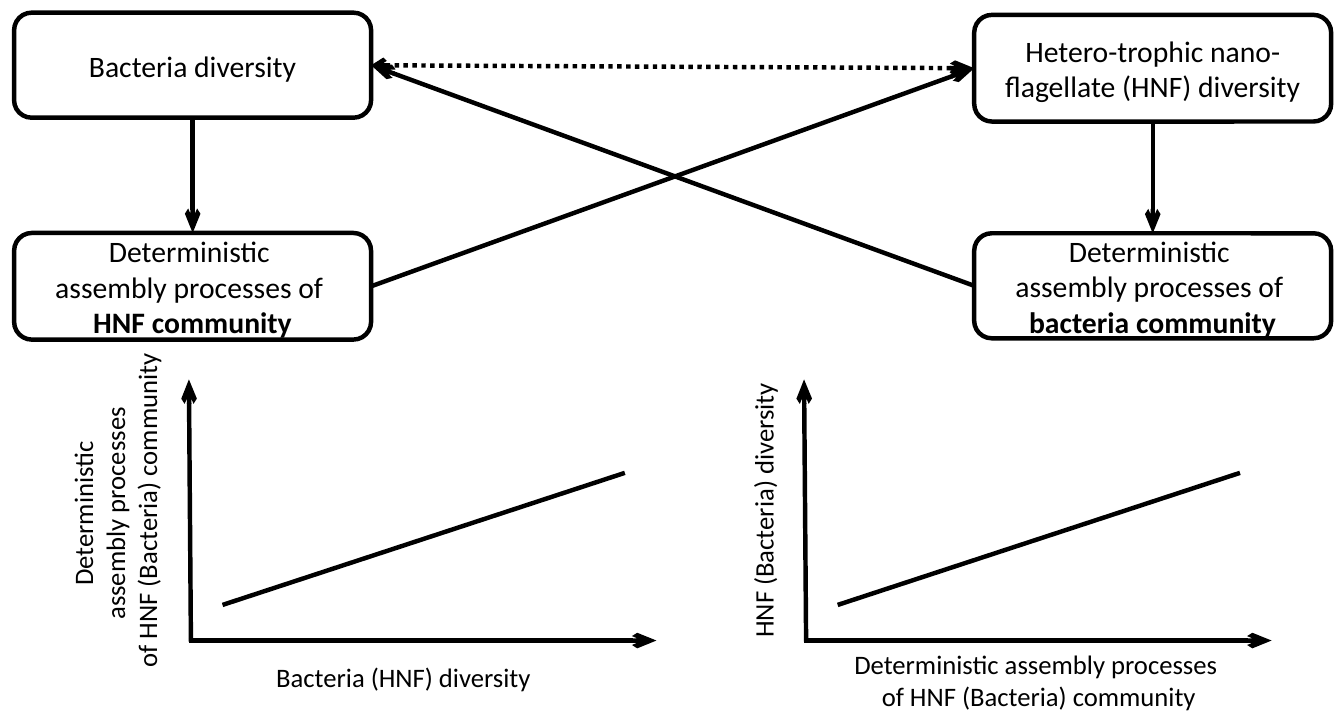
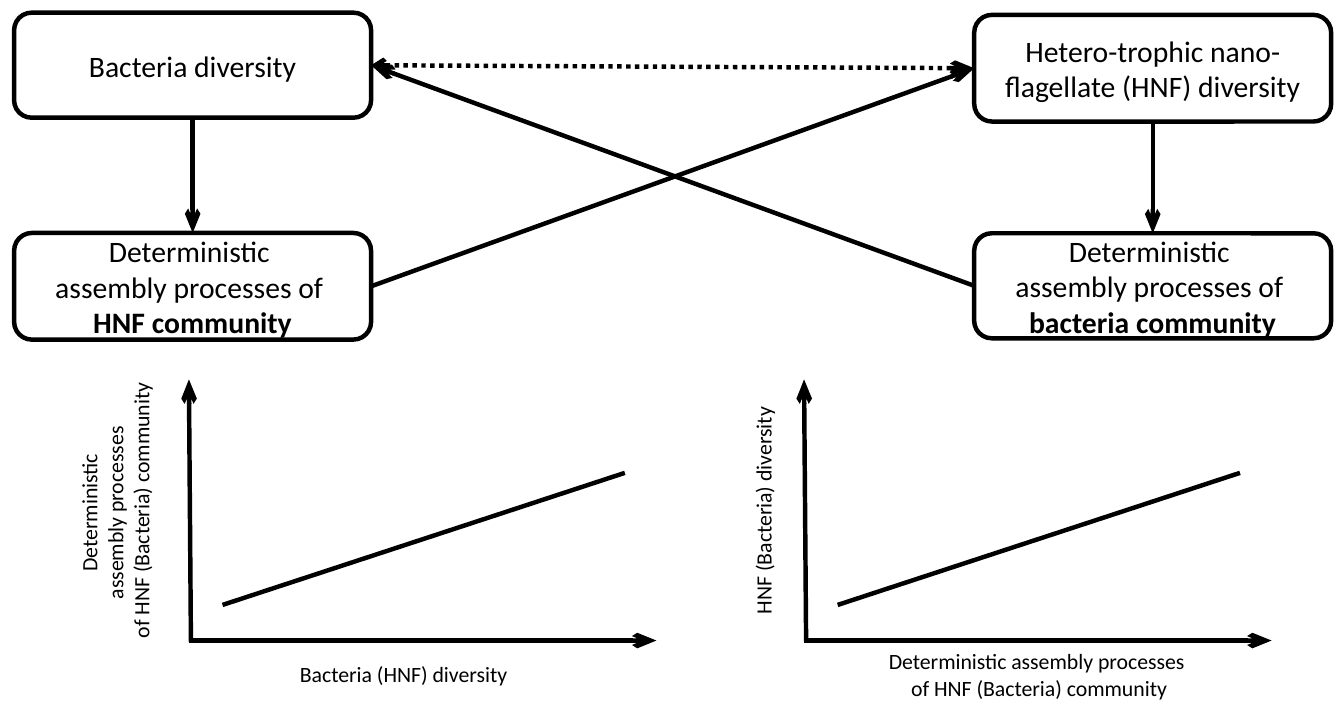
Before and after one commit to OscarFHC/PdPy_Div, a slide deck: slide 3 of Presentation/HypoFigs.pptx. Drawn at 1344x714 pixels with LibreOffice and Linux fonts; fonts in the diff are those of the drawing. Boxes give left, top, right and bottom in pixels: in the first picture for what was removed or moved away, otherwise in the second. Text is boxed around its words. In the diff, an @@ line names an element or a change of style, - is before the commit and + after.

```diff
--- a/Presentation/HypoFigs.pptx
+++ b/Presentation/HypoFigs.pptx
@@ text "Deterministic": place and size @@
-text "Deterministic" at <box>68,365,165,666</box>
+text "Deterministic" at <box>77,393,156,637</box>
@@ text "HNF (Bacteria) diversity": place and size @@
-text "HNF (Bacteria) diversity" at <box>748,392,781,636</box>
+text "HNF (Bacteria) diversity" at <box>751,414,778,613</box>
@@ text "Bacteria (HNF) diversity": place and size @@
-text "Bacteria (HNF) diversity" at <box>276,667,530,692</box>
+text "Bacteria (HNF) diversity" at <box>300,666,508,686</box>
@@ size 18 to 14.6 pt in 4 elements at <box>751,414,778,613</box>, <box>300,666,508,686</box>, <box>77,393,156,637</box>, <box>889,654,1184,700</box> @@
@@ text "Deterministic assembly processes": place and size @@
-text "Deterministic assembly processes" at <box>854,655,1217,711</box>
+text "Deterministic assembly processes" at <box>889,654,1184,700</box>
```
Also in this commit, not shown: 1 other slide changed, 11 other files.
